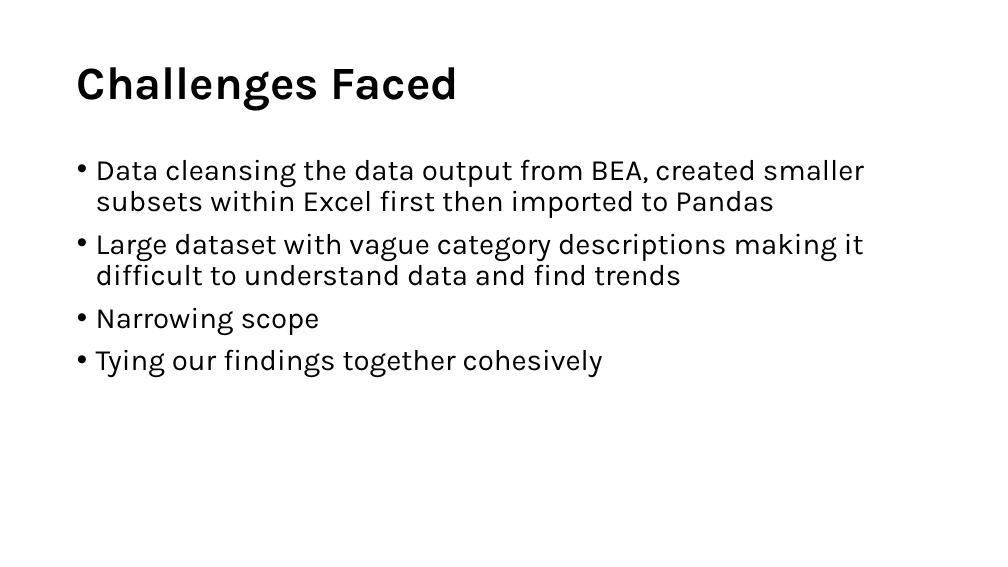
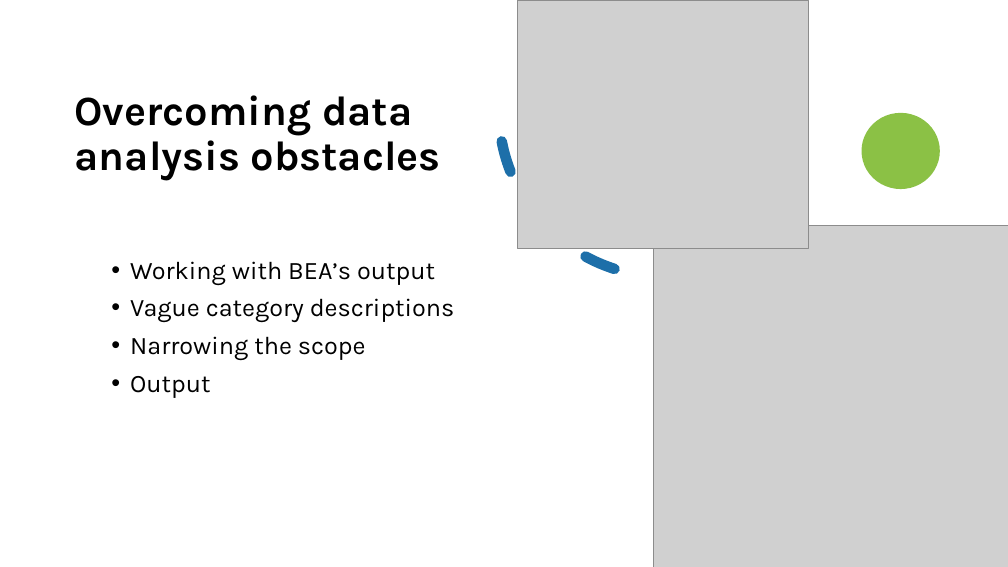
Before and after one commit to staceywai/bootcamp-project, a slide deck: slide 13 of Final Presentation/Bootcamp-Project-1.pptx. Drawn at 1008x567 pixels with LibreOffice and Linux fonts; fonts in the diff are those of the drawing; grey boxes stand for pictures. Boxes give left, top, right and bottom in pixels: in the first picture for what was removed or moved away, otherwise in the second. Text is boxed around its words. In the diff, an @@ line names an element or a change of style, - is before the commit and + after.

```diff
--- a/Final Presentation/Bootcamp-Project-1.pptx
+++ b/Final Presentation/Bootcamp-Project-1.pptx
@@ arc (boxed as its full ellipse) added at <box>471,0,860,305</box>, outline #1D6FA9 10 pt dashed @@
@@ picture added at <box>518,0,809,249</box> @@
@@ title at <box>75,95,441,180</box>: text changed; size 44 to 39.6 pt @@
-Challenges Faced
+Overcoming data analysis obstacles
@@ ellipse added at <box>862,113,941,189</box>, fill #8BC145 @@
@@ picture added at <box>653,225,1008,567</box> @@
@@ text at <box>130,261,455,398</box>: text changed; size 28 to 24 pt @@
-• Data cleansing the data output from BEA, created smaller subsets within Excel first then imported to Pandas
-• Large dataset with vague category descriptions making it difficult to understand data and find trends
-• Narrowing scope
-• Tying our findings together cohesively
+• Working with BEA’s output
+• Vague category descriptions
+• Narrowing the scope
+• Output
```
Also in this commit, not shown: 5 other slides changed, 4 slides added, 4 slides removed, 1 other file.
